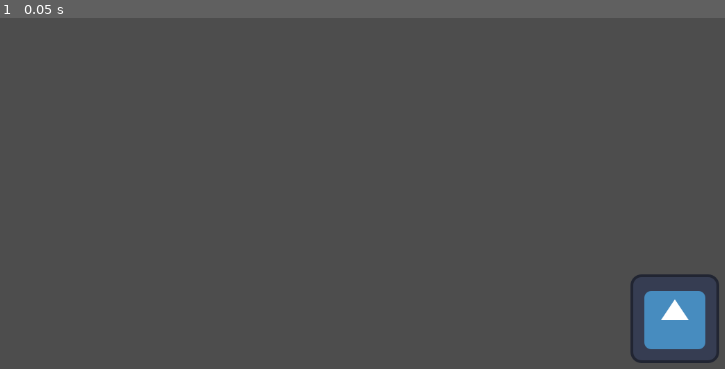
Above: before the commit, frame 1.
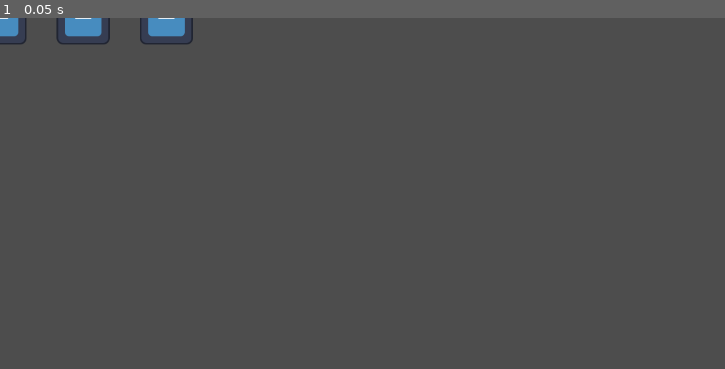
Above: after the commit, the same moment.

Repository: CrazyKamel/ggjMakeMeLaugh
Game: Godot game, scene res://main.tscn
Two runs of this game, one before a commit and one after it. Both use one fixed random seed, a clock stepped at 60 frames per second and the inputs below. The engine's default icon, where the game draws it, is replaced by a stand-in: a white triangle on a blue panel in a dark square.
Inputs:
- Up to frame 1 (0.05 s): no input

The runs differ from the first frame. In frame 1, 2.6% of the frame differs, in the area x 0-100%, y 0-99%.

Commit message:
instances base logo

Diff:
--- /dev/null
+++ b/main.gd
@@ -0,0 +1,21 @@
+extends Node2D
+
+var messager = preload('res://messager.tscn');
+# Called when the node enters the scene tree for the first time.
+
+func inst(pos):
+	var instance = messager.instantiate()
+	instance.position = pos
+	add_child(instance)
+
+
+func _ready():
+	inst(Vector2(0,0))
+	inst(Vector2(200,0))
+	inst(Vector2(400,0))
+	pass # Replace with function body.
+
+
+# Called every frame. 'delta' is the elapsed time since the previous frame.
+func _process(delta):
+	pass
--- a/main.tscn
+++ b/main.tscn
@@ -1,9 +1,6 @@
 [gd_scene load_steps=2 format=3 uid="uid://brs6u78mwggbp"]
 
-[ext_resource type="Texture2D" uid="uid://bdvx58rwnaeev" path="res://icon.svg" id="1_xhw8e"]
+[ext_resource type="Script" path="res://main.gd" id="1_odewf"]
 
 [node name="Node2D" type="Node2D"]
-
-[node name="IconTest" type="Sprite2D" parent="."]
-position = Vector2(973, 434)
-texture = ExtResource("1_xhw8e")
+script = ExtResource("1_odewf")
--- /dev/null
+++ b/messager.tscn
@@ -0,0 +1,7 @@
+[gd_scene load_steps=2 format=3 uid="uid://bbnmjl8xtsc48"]
+
+[ext_resource type="Texture2D" uid="uid://bdvx58rwnaeev" path="res://icon.svg" id="1_0wvkx"]
+
+[node name="IconTest" type="Sprite2D"]
+position = Vector2(973, 434)
+texture = ExtResource("1_0wvkx")
--- a/project.godot
+++ b/project.godot
@@ -14,3 +14,8 @@
 run/main_scene="res://main.tscn"
 config/features=PackedStringArray("4.2", "Forward Plus")
 config/icon="res://icon.svg"
+
+[display]
+
+window/size/viewport_width=1920
+window/size/viewport_height=1080
